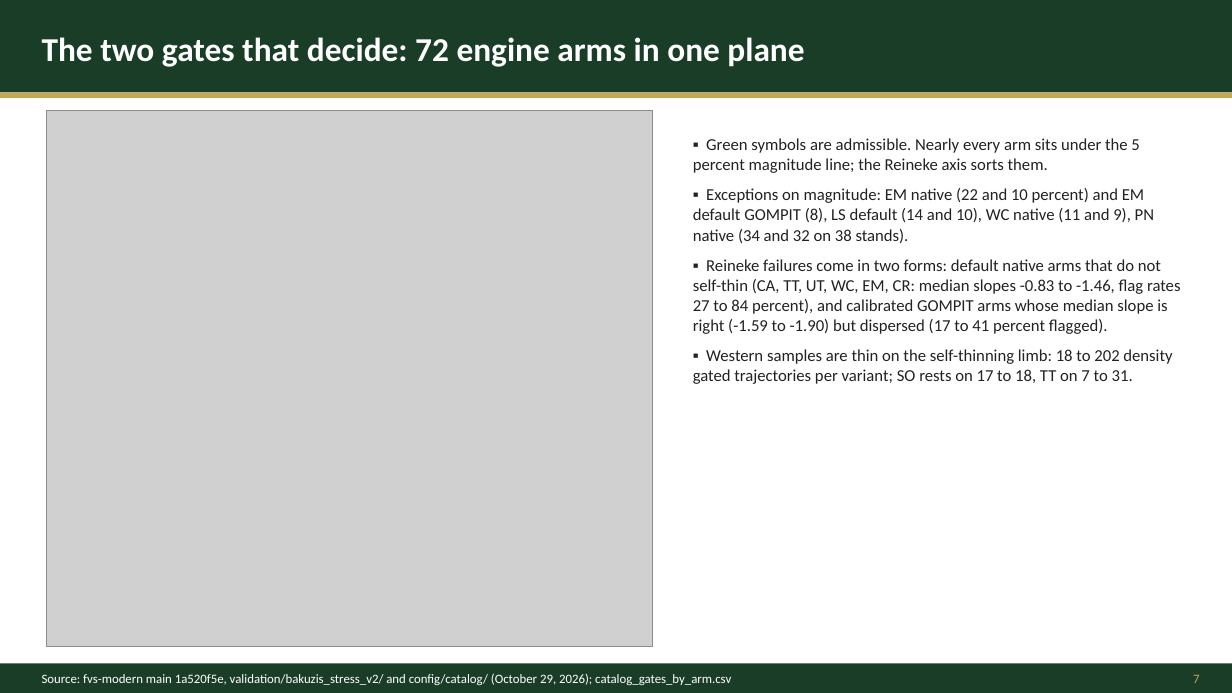
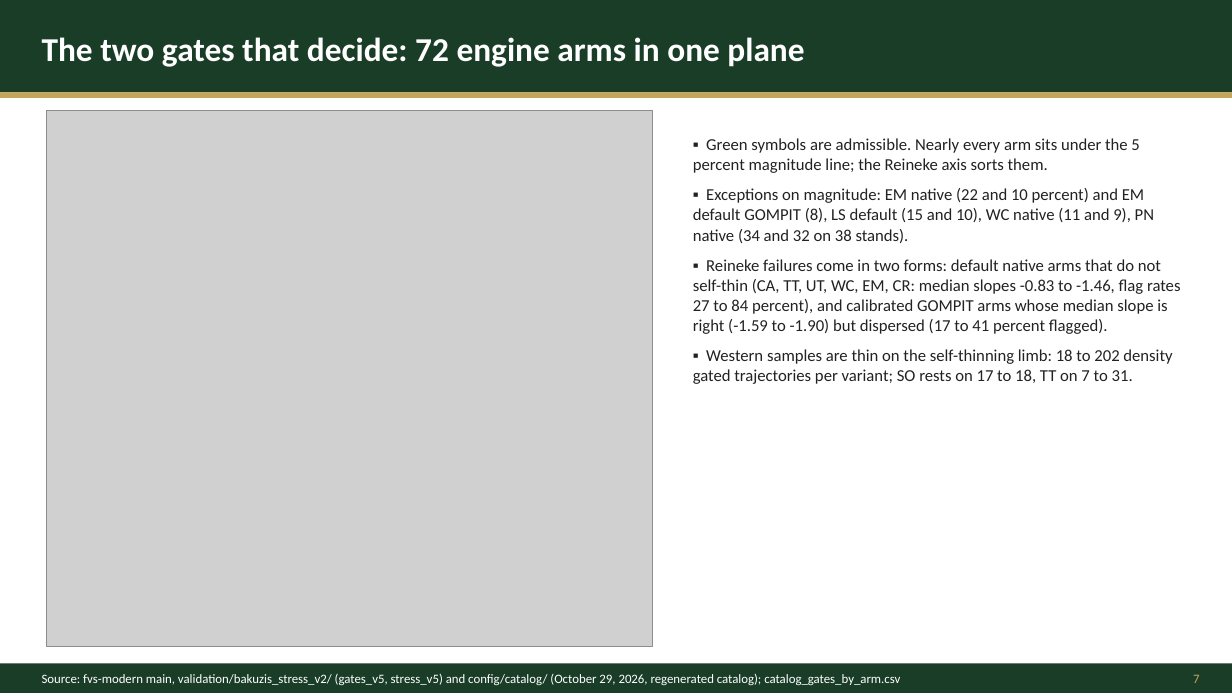
Before and after one commit to advanced-forestry-systems/fvs-modern, a slide deck: slide 7 of validation/bakuzis_stress_v2/release_20261029/deck/2026-10-29_fvs-modern-catalog-deck_DRAFT.pptx. Drawn at 1232x693 pixels with LibreOffice and Linux fonts; fonts in the diff are those of the drawing; grey boxes stand for pictures. Boxes give left, top, right and bottom in pixels: in the first picture for what was removed or moved away, otherwise in the second. Text is boxed around its words. In the diff, an @@ line names an element or a change of style, - is before the commit and + after.

```diff
--- a/validation/bakuzis_stress_v2/release_20261029/deck/2026-10-29_fvs-modern-catalog-deck_DRAFT.pptx
+++ b/validation/bakuzis_stress_v2/release_20261029/deck/2026-10-29_fvs-modern-catalog-deck_DRAFT.pptx
@@ text at (693, 188, 1154, 243): text changed @@
-▪ Exceptions on magnitude: EM native (22 and 10 percent) and EM default GOMPIT (8), LS default (14 and 10), WC native (11 and 9), PN native (34 and 32 on 38 stands).
+▪ Exceptions on magnitude: EM native (22 and 10 percent) and EM default GOMPIT (8), LS default (15 and 10), WC native (11 and 9), PN native (34 and 32 on 38 stands).
@@ text at (42, 674, 900, 685): text changed @@
-Source: fvs-modern main 1a520f5e, validation/bakuzis_stress_v2/ and config/catalog/ (October 29, 2026); catalog_gates_by_arm.csv
+Source: fvs-modern main, validation/bakuzis_stress_v2/ (gates_v5, stress_v5) and config/catalog/ (October 29, 2026, regenerated catalog); catalog_gates_by_arm.csv
```
Also in this commit, not shown: 10 other slides changed, 40 other files.
